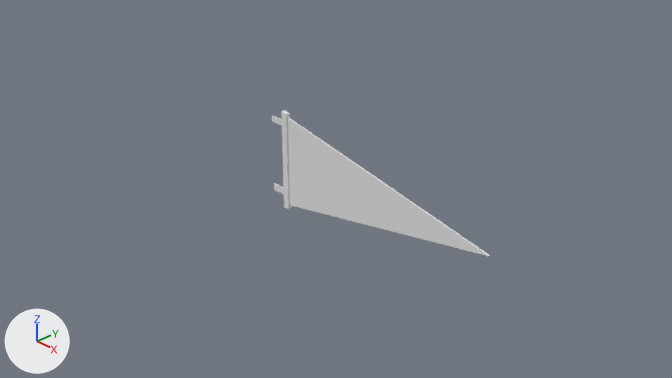
Renders of the Blender file Assets/3D assets/FlagUntex.blend from each side of a commit.
Camera for both pictures: the file's camera 'Camera'. The lights are fixed; the arrows at lower left show +X, +Y and +Z.

The older version as bpy lines, for what is in view:
```python
me_plane_001 = bpy.data.meshes.new('Plane.001')
me_plane_001.from_pydata(...)  # 94 vertices, 92 faces; spans x -1.17..2.34, y -0.67..0.67, z -0.05..0.01
ob_plane_001 = bpy.data.objects.new('Plane.001', me_plane_001)
ob_plane_001.location = (0.0, -0.013, 0.0)
ob_plane_001.rotation_euler = (1.571, 0.0, 0.0)  # degrees (90, 0, 0)
```
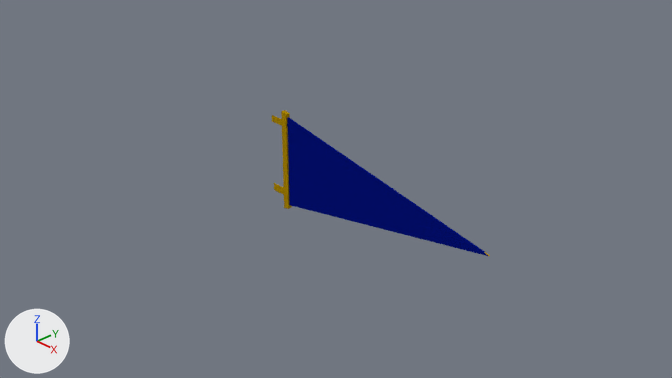
The change, as a diff of the scene's bpy script:
```diff
--- a/Assets/3D assets/FlagUntex.blend.py
+++ b/Assets/3D assets/FlagUntex.blend.py
@@ mat_material_004 @@
+mat_material_004 = bpy.data.materials.new('Material.004')
+# nodes: BsdfPrincipled, Bump, Mapping, OutputMaterial, TexCoord, TexVoronoi, ValToRGB
+# colours: yellow #af8900, blue #2808ff, white #ffffff
@@ mat_material_003 @@
+mat_material_003 = bpy.data.materials.new('Material.003')
+# nodes: BsdfPrincipled, Bump, Mapping, OutputMaterial, TexCoord, TexVoronoi, ValToRGB
+# colours: blue #00107e, blue #2808ff, white #ffffff
@@ me_plane_001 @@
 me_plane_001.from_pydata(...)  # 94 vertices, 92 faces; spans x -1.17..2.34, y -0.67..0.67, z -0.05..0.01
 # used by ob_plane_001; location = (0.0, -0.013, 0.0); rotation_euler = (1.571, 0.0, 0.0), in degrees (90, 0, 0)
+# me_plane_001 part 1: all 72 faces centred in x -1.17..-0.86, y -0.67..0.67, z -0.05..0.01 switch from no material to mat_material_004
+# me_plane_001 part 2: all 14 faces centred in x 0.71..0.74, y -0.31..0.31, z -0.03..-0.01 switch from no material to mat_material_003
```

Boxes [x1, y1, x2, y2] around the edits, measured in the pictures (672 x 378 px):
part 1 of me_plane_001, recoloured (grey to yellow)
    both: [272, 110, 292, 209]
part 2 of me_plane_001, recoloured (grey to blue)
    both: [287, 117, 488, 256]
